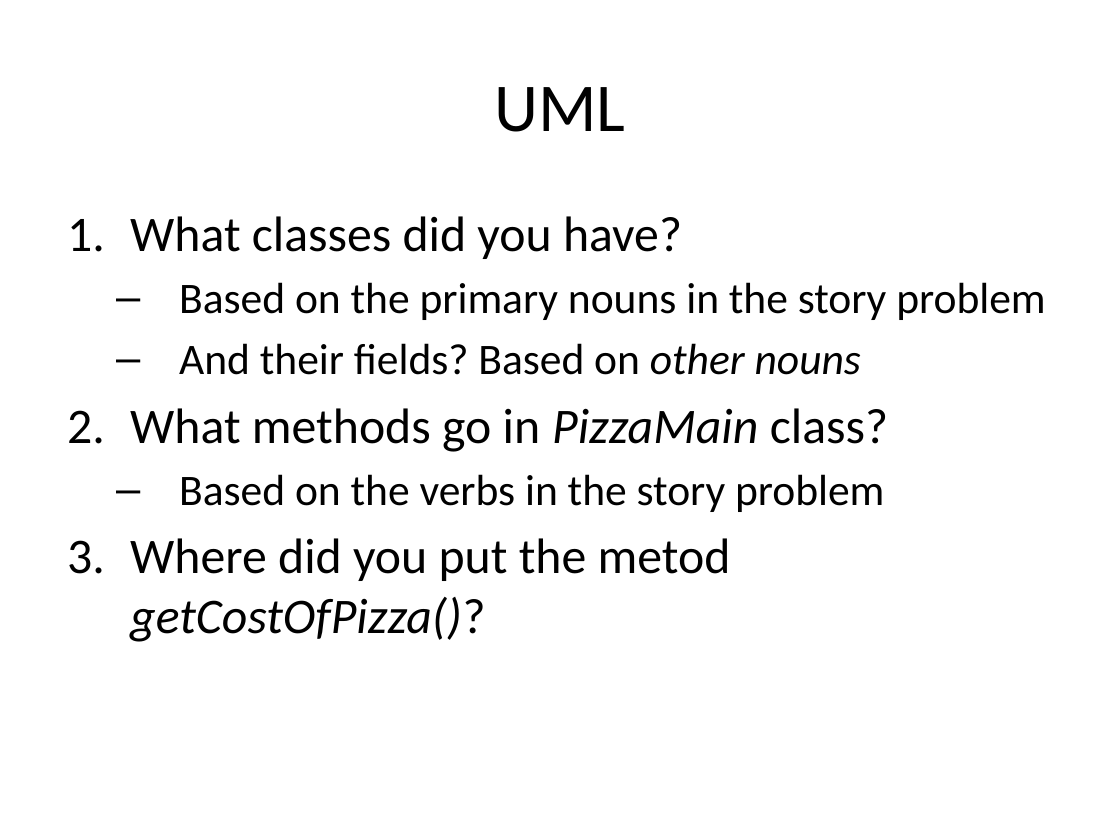
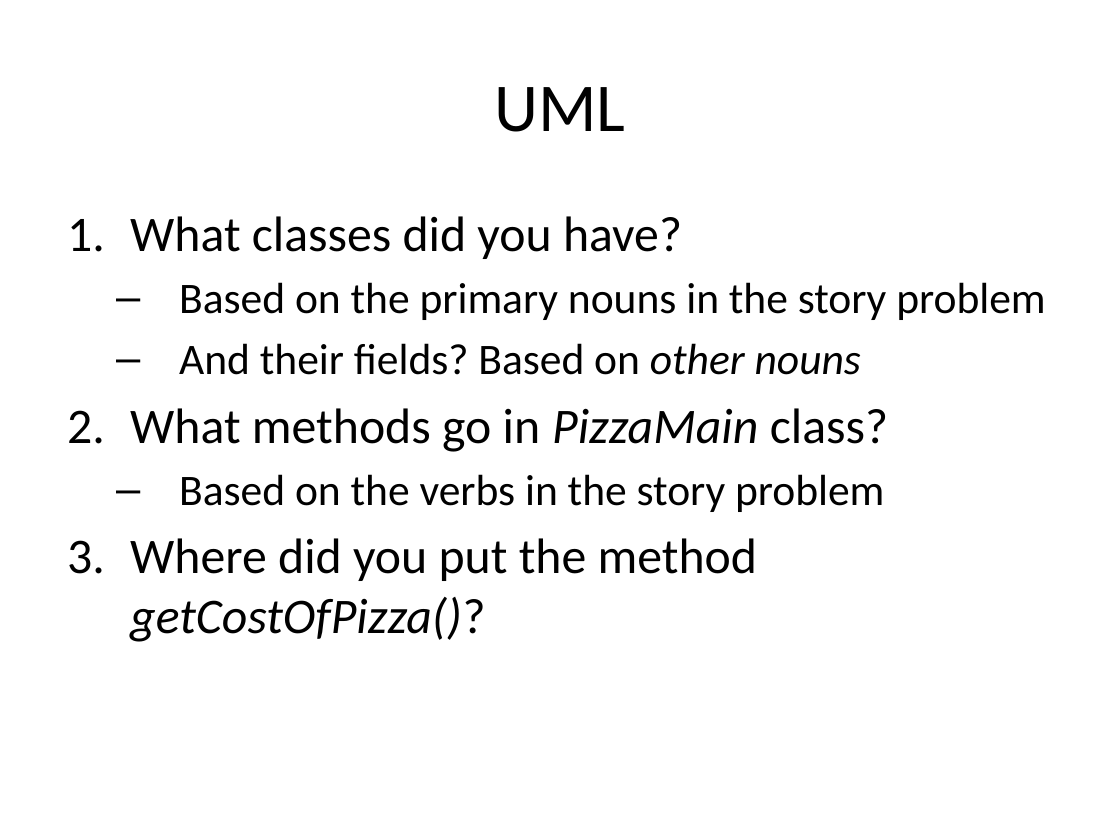
Before and after one commit to RHIT-CSSE/csse220, a slide deck: slide 2 of ClassMaterials/Encapsulation/Slides/Part4-PizzaRestaurantDesignProblem.pptx. Drawn at 1120x840 pixels with LibreOffice and Linux fonts; fonts in the diff are those of the drawing. Boxes give left, top, right and bottom in pixels: in the first picture for what was removed or moved away, otherwise in the second. Text is boxed around its words. In the diff, an @@ line names an element or a change of style, - is before the commit and + after.

Commit message:
Minor changes to encapuslation slides (fix typos, dumb->inert).

```diff
--- a/ClassMaterials/Encapsulation/Slides/Part4-PizzaRestaurantDesignProblem.pptx
+++ b/ClassMaterials/Encapsulation/Slides/Part4-PizzaRestaurantDesignProblem.pptx
@@ text at <box>130,538,758,642</box>: text changed @@
-3. Where did you put the metod getCostOfPizza()?
+3. Where did you put the method getCostOfPizza()?
```
Also in this commit, not shown: 2 other slides changed, 4 other files.
